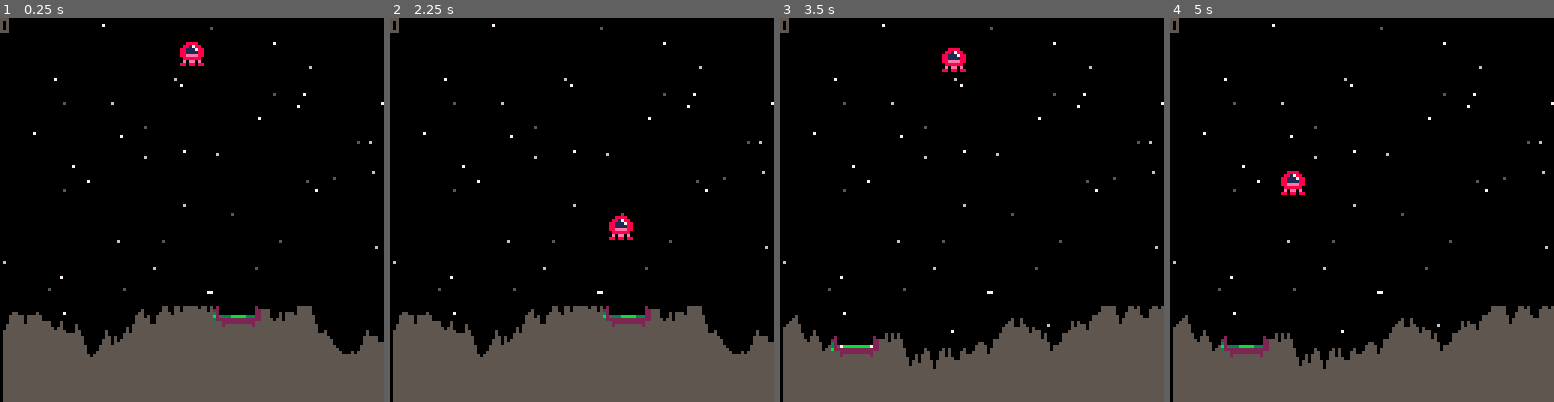
Above: before the commit, frames 1-4 (left to right).
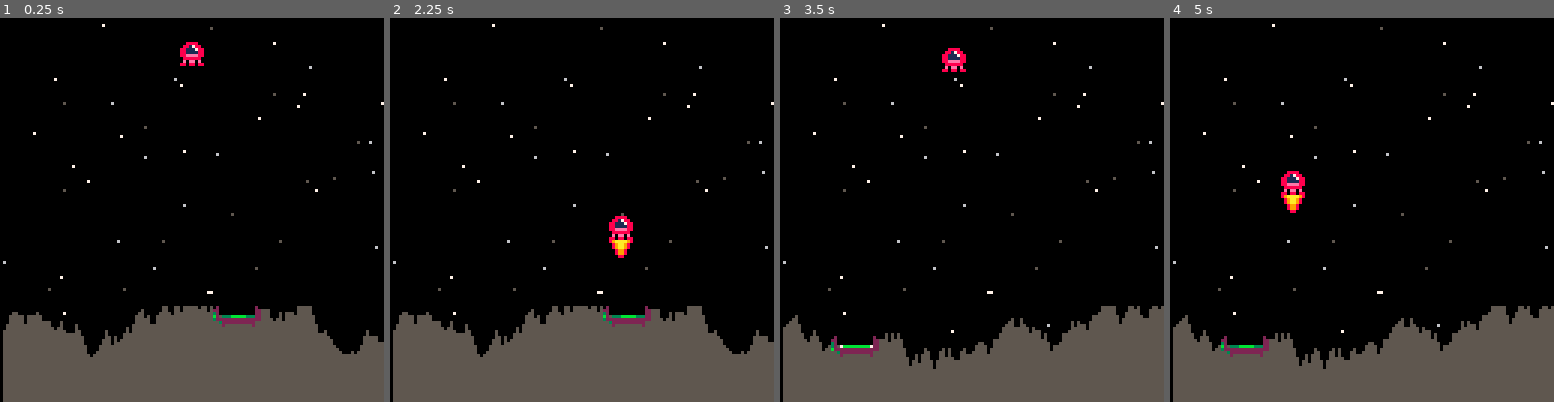
Above: after the commit, the same moments.

Repository: Abbabon/pico-8
Game: PICO-8 cartridge lander.p8
Same seed, same stepped clock (60 frames per second), same inputs: the game is played once before the commit and once after it.
Inputs:
- Up to frame 1 (0.25 s): no input
- Up to frame 2 (2.25 s): tap X (X key) at 0.33, 1.07, 1.85 s; hold Right 1.6-2.1 s; hold Up from 2.15 s (still down)
- Up to frame 3 (3.5 s): release Up at 2.42 s; hold Right 2.47-3.03 s; tap X (X key) at 2.97 s; hold Left from 3.08 s (still down)
- Up to frame 4 (5 s): release Left at 3.58 s; hold Right 4.02-4.68 s; tap X (X key) at 4.08 s; hold Up from 4.73 s (still down)

The runs differ from the first frame. In frame 1, less than 0.1% of the frame differs, in the area x 0-3%, y 0-4%; in frame 2, 0.3%, in the area x 0-64%, y 0-63%; in frame 3, less than 0.1%; in frame 4, 0.3%.

Commit message:
added thrust sprite

Diff:
--- a/lander.p8
+++ b/lander.p8
@@ -55,8 +55,10 @@
  p.dx = 0
  p.dy = 0
  p.sprite = 1
+ p.thrustsprite=2
  p.alive=true
  p.thrust=0.075
+ p.thrusting=false
 end
 
 function draw_stars()
@@ -95,18 +97,24 @@
 function thrust()
  if (btn(0)) p.dx-=p.thrust
  if (btn(1)) p.dx+=p.thrust
- if (btn(2)) p.dy-=p.thrust
+ if (btn(2)) then
+  p.dy-=p.thrust
+  p.thrusting=true
+ else
+  p.thrusting=false
+ end
 
  if (btn(0) or btn(1) or btn(2)) sfx(0)
 end
 
 function draw_player()
- if (game_over and win) then
+ if game_over and win then
   spr(4,p.x,p.y-8) --flag
- elseif (game_over) then
+ elseif game_over then
   animate_object(p, animations[1])
  end
  spr(p.sprite,p.x,p.y)
+ if (p.thrusting and game_over == false) spr(p.thrustsprite,p.x,p.y+8)
 end
 
 function make_ground()
@@ -166,7 +174,8 @@
 function end_game(won)
  game_over=true
  win=won
- add_particle_effect(p, true)
+
+ if (not won) add_particle_effect(p, true, 5, 5)
  if (game_over and won) then
   sfx(1) --we won
  elseif (game_over) then
@@ -199,12 +208,13 @@
 --TODO add timed
 --TODO add colors
 --TODO add positionoffset
-function add_particle_effect(gameobject, burst)
+function add_particle_effect(gameobject, burst, offsetX, offsetY)
  local newparticleffect={}
  newparticleffect.burst=burst
  newparticleffect.gameobject=gameobject
  newparticleffect.particles={}
-
+ checknil(newparticleffect, "offsetX", offsetX, 0)
+ checknil(newparticleffect, "offsetY", offsetY, 0)
  if (burst) then
   for i=1,particle_settings.burst do
     add_particle(newparticleffect)
@@ -243,7 +253,7 @@
 function add_particle(e)
  local p={}
  p.e=e
- p.x,p.y=e.gameobject.x,e.gameobject.y
+ p.x,p.y=e.gameobject.x+e.offsetX,e.gameobject.y+e.offsetY
  p.dx=rnd(particle_settings.max_vel)-particle_settings.max_vel/2
  p.dy=rnd(particle_settings.max_vel)*-1
  p.life_start=rndb(particle_settings.min_life,particle_settings.max_life)
@@ -266,7 +276,6 @@
 end
 
 function draw_particles()
- print(#ps)
  foreach(ps,draw_particle_effect)
 end
 
@@ -282,6 +291,14 @@
 -->8
 function rndb(low,high) --random between
  return flr(rnd(high-low+1)+low)
+end
+
+function checknil(value, name, checked, default)
+ if (checked == nil) then
+  value[name] = default
+ else
+  value[name] = checked
+ end
 end
 
 -->8
@@ -314,12 +331,12 @@
 end
 
 __gfx__
-00000000008888000000000000000000000000000000000000000000000000000200000000000020000000000000000000000000000000000000000000000000
-00000000088178800000000000000000000000000000000000000000000000002200000000000022000000000000000000000000000000000000000000000000
-00700700881117880000000000000000000a6000000000000000000000000000b200000000000022000000000000000000000000000000000000000000000000
-0007700088111188000000000000000000aa600000000000000000000000000032033333b3333322000000000000000000000000000000000000000000000000
-0007700088eeee8800000000000000000aaa60000000000000000000000000003222222222222222000000000000000000000000000000000000000000000000
-00700700088888800000000000000000000a60000000000000000000000000000032222222222200000000000000000000000000000000000000000000000000
+000000000088880089aaaa9800000000000000000000000000000000000000000200000000000020000000000000000000000000000000000000000000000000
+0000000008817880089aa98000000000000000000000000000000000000000002200000000000022000000000000000000000000000000000000000000000000
+0070070088111788089aa98000000000000a6000000000000000000000000000b200000000000022000000000000000000000000000000000000000000000000
+0007700088111188008998000000000000aa600000000000000000000000000032033333b3333322000000000000000000000000000000000000000000000000
+0007700088eeee8800899800000000000aaa60000000000000000000000000003222222222222222000000000000000000000000000000000000000000000000
+00700700088888800008800000000000000a60000000000000000000000000000032222222222200000000000000000000000000000000000000000000000000
 000000000e0ee0e00000000000000000000060000000000000000000000000000002000000000200000000000000000000000000000000000000000000000000
 00000000880880880000000000000000000060000000000000000000000000000000000000000000000000000000000000000000000000000000000000000000
 00000000000000000000000000000000000000000000000000000000000000000200000000000020000000000000000000000000000000000000000000000000
Not shown, changed: README.md
